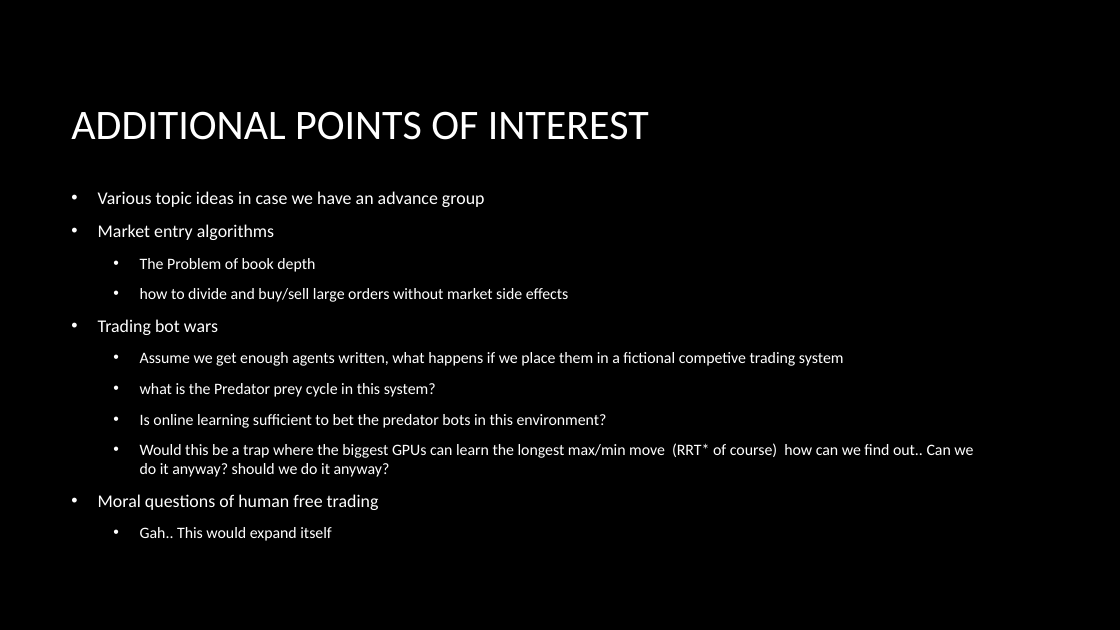
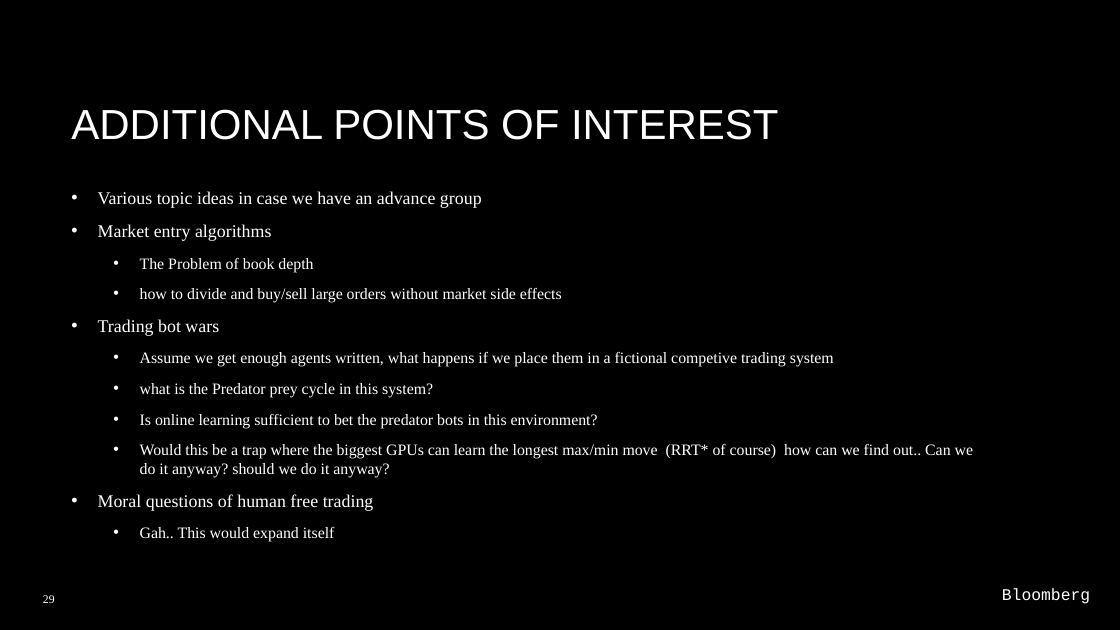
Before and after one commit to ashleysmart/mlgym, a slide deck: slide 29 of stock_price/CrypotHackaton.pptx. Drawn at 1120x630 pixels with LibreOffice and Linux fonts; fonts in the diff are those of the drawing; background and template pictures are left out. Boxes give left, top, right and bottom in pixels: in the first picture for what was removed or moved away, otherwise in the second. Text is boxed around its words. In the diff, an @@ line names an element or a change of style, - is before the commit and + after.

```diff
--- a/stock_price/CrypotHackaton.pptx
+++ b/stock_price/CrypotHackaton.pptx
@@ title "ADDITIONAL POINTS OF INTEREST" at (x1=71, y1=109, x2=778, y2=140): font Calibri to Arial @@
@@ text "Various topic ideas in case ..." at (x1=98, y1=191, x2=973, y2=542): font Calibri to Times New Roman @@
@@ page number added at (x1=43, y1=595, x2=55, y2=603), 10 pt, text #FFFFFF @@
+29
@@ text added at (x1=1002, y1=588, x2=1090, y2=604), 14 pt, text #FFFFFF @@
+Bloomberg
```
Also in this commit, not shown: 26 other slides changed, 3 slides added, 2 slides removed, 3 other files.
